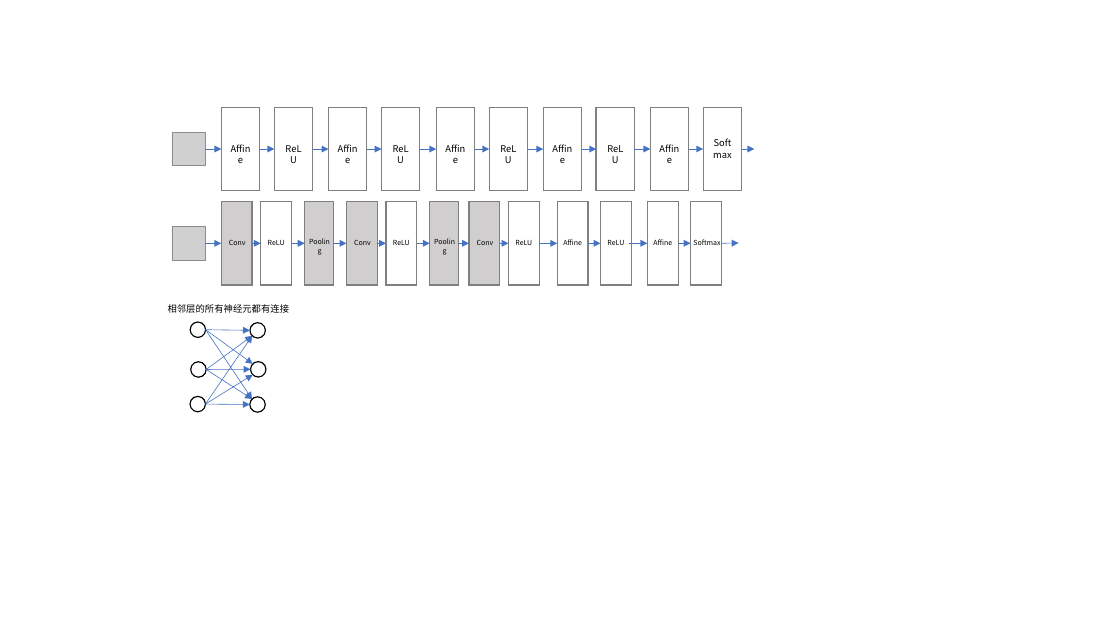
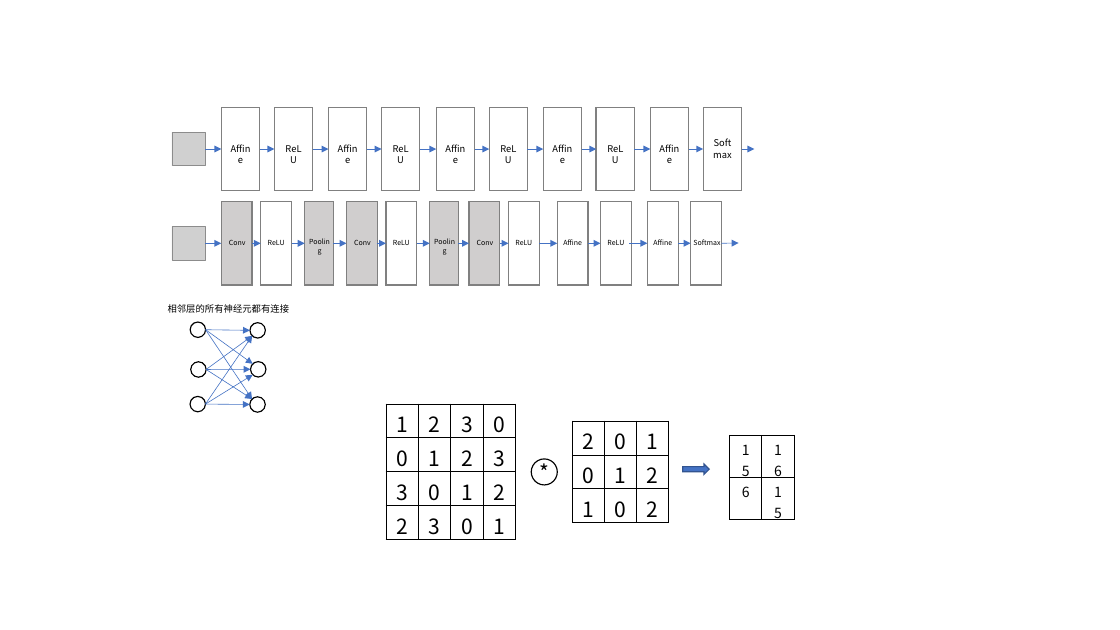
Before and after one commit to DrDavidS/basic_Machine_Learning, a slide deck: slide 14 of back_up_images/矢量图片.pptx. Drawn at 1120x630 pixels with LibreOffice and Linux fonts; fonts in the diff are those of the drawing; grey boxes stand for pictures; background and template pictures are left out. Boxes give left, top, right and bottom in pixels: in the first picture for what was removed or moved away, otherwise in the second. Text is boxed around its words. In the diff, an @@ line names an element or a change of style, - is before the commit and + after.

```diff
--- a/back_up_images/矢量图片.pptx
+++ b/back_up_images/矢量图片.pptx
@@ table added at (x1=386, y1=404, x2=518, y2=540), 4 rows, 4 columns @@
+1 | 2 | 3 | 0
+0 | 1 | 2 | 3
+3 | 0 | 1 | 2
+2 | 3 | 0 | 1
@@ table added at (x1=573, y1=421, x2=669, y2=523), 3 rows, 3 columns @@
+2 | 0 | 1
+0 | 1 | 2
+1 | 0 | 2
@@ table added at (x1=730, y1=435, x2=794, y2=503), 2 rows, 2 columns @@
+15 | 16
+6 | 15
@@ ellipse added at (x1=531, y1=459, x2=557, y2=485), fill #FFFFFF, outline #000000 1 pt @@
@@ text added at (x1=531, y1=455, x2=557, y2=489), 18 pt, text #000000 @@
+*
@@ right arrow added at (x1=683, y1=464, x2=710, y2=474), fill #4472C4, outline #325491 1 pt @@
```
Also in this commit, not shown: 1 slide added, 5 other files.
